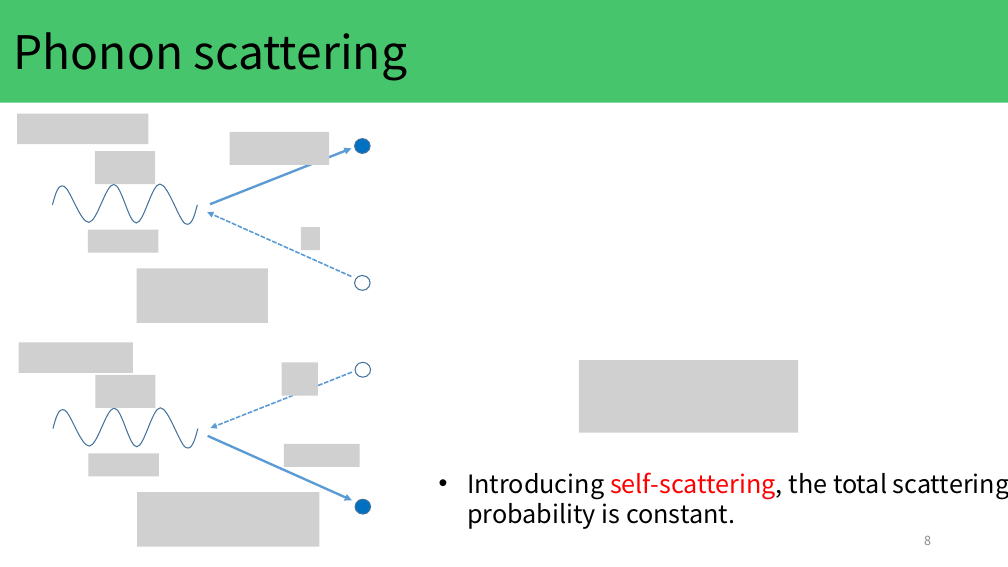
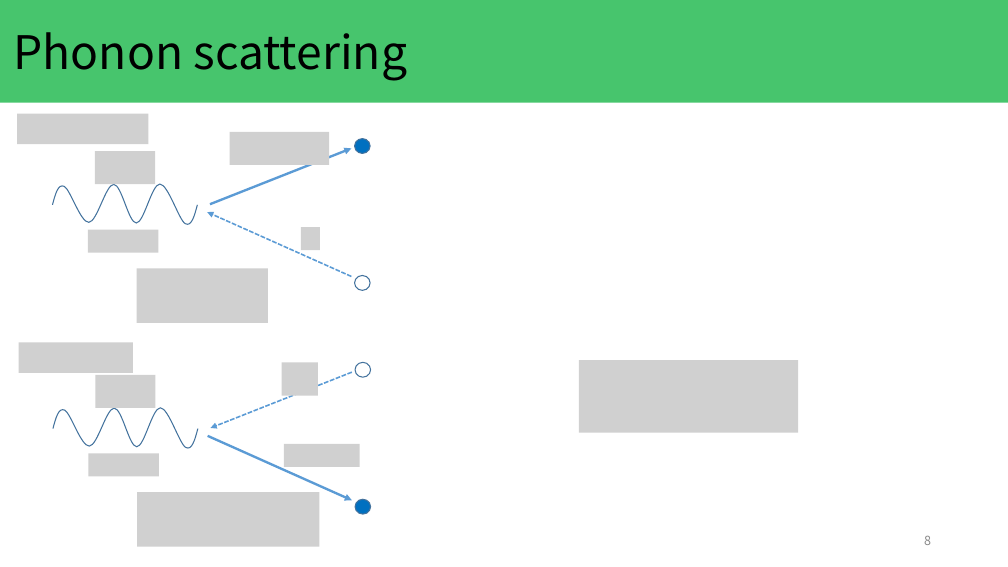
Before and after one commit to KeitoKubo/MonteCarlo-simulation-with-Fermi-degeneracy, a slide deck: slide 8 of presentation/kubo_20231129.pptx. Drawn at 1008x567 pixels with LibreOffice and Linux fonts; fonts in the diff are those of the drawing; grey boxes stand for pictures. Boxes give left, top, right and bottom in pixels: in the first picture for what was removed or moved away, otherwise in the second. Text is boxed around its words. In the diff, an @@ line names an element or a change of style, - is before the commit and + after.

```diff
--- a/presentation/kubo_20231129.pptx
+++ b/presentation/kubo_20231129.pptx
@@ text removed at (x1=467, y1=472, x2=1008, y2=529) @@
-• Introducing self-scattering, the total scattering probability is constant.
```
Also in this commit, not shown: 1 other slide changed, 1 slide added, 1 other file.
